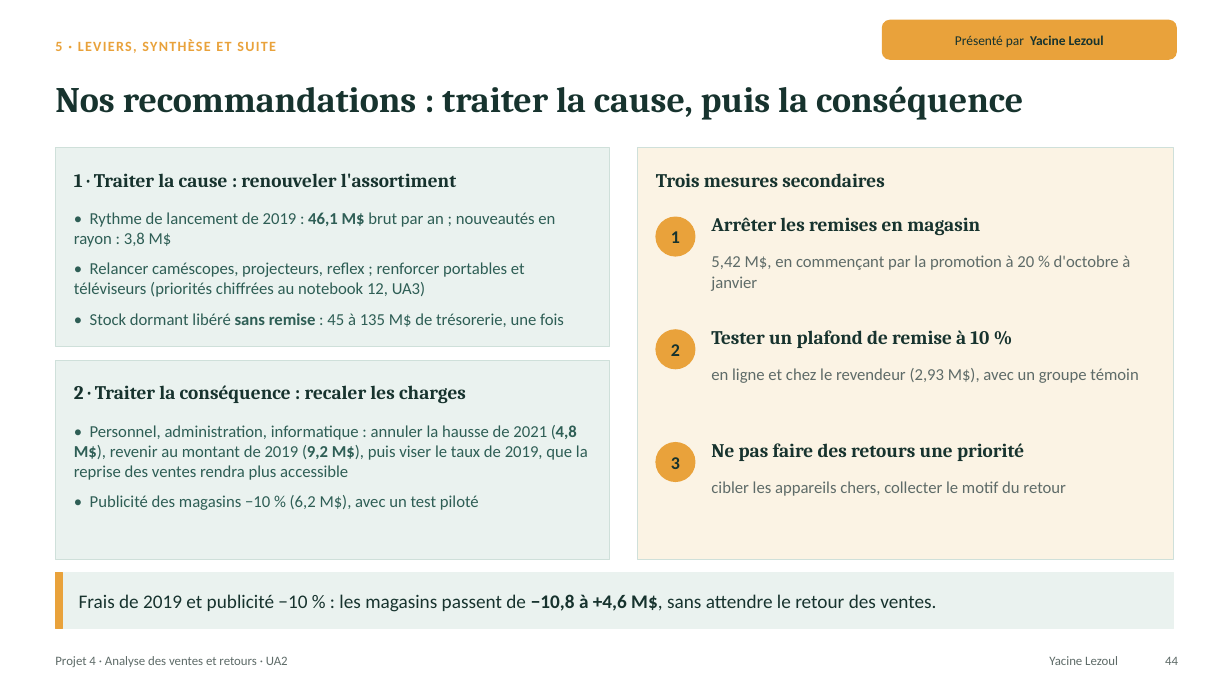
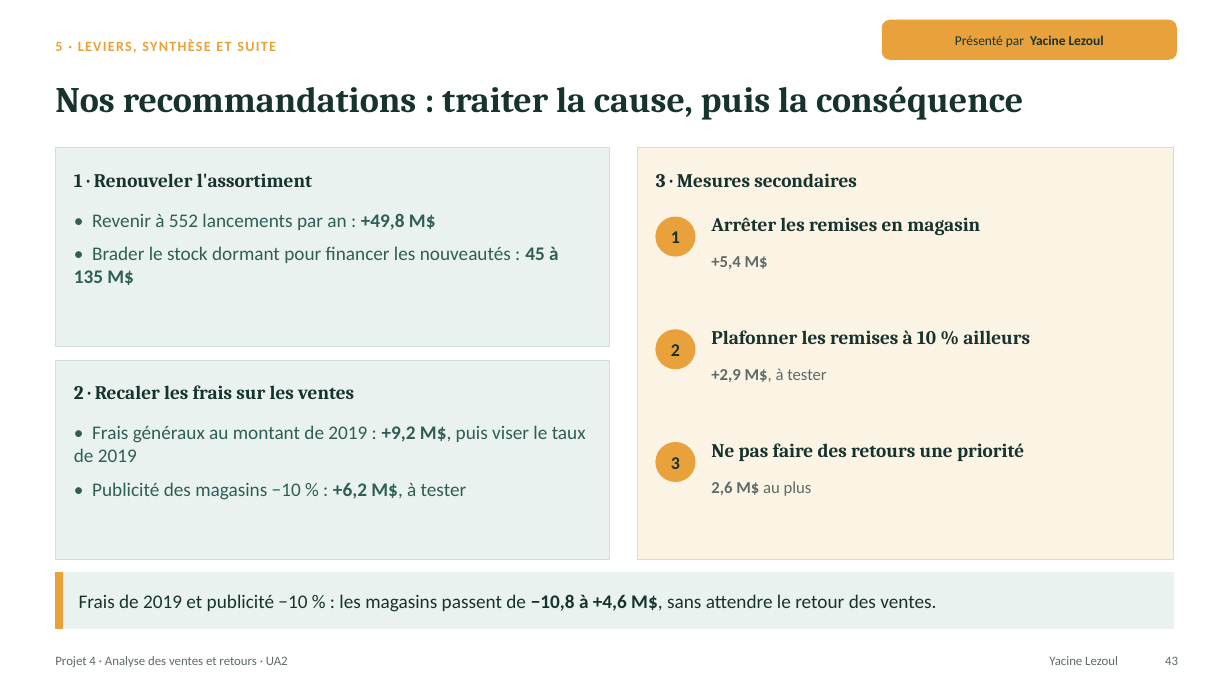
Before and after one commit to lezoul/projet4-contoso, a slide deck: slide 43 of reports/presentations/UA2_presentation_L3_L4.pptx (slide 44 before the commit). Drawn at 1232x693 pixels with LibreOffice and Linux fonts; fonts in the diff are those of the drawing. Boxes give left, top, right and bottom in pixels: in the first picture for what was removed or moved away, otherwise in the second. Text is boxed around its words. In the diff, an @@ line names an element or a change of style, - is before the commit and + after.

Commit message:
UA2 : présentation finale (réponses par question, charges en part du CA, leviers sans double compte, stock dormant bradé pour financer les nouveautés) et rapport L3+L4 corrigé

```diff
--- a/reports/presentations/UA2_presentation_L3_L4.pptx
+++ b/reports/presentations/UA2_presentation_L3_L4.pptx
@@ text at (74,173,312,187): text changed @@
-1 · Traiter la cause : renouveler l'assortiment
+1 · Renouveler l'assortiment
@@ text at (656,173,857,187): text changed @@
-Trois mesures secondaires
+3 · Mesures secondaires
@@ text at (74,213,558,285): text changed; size 13 to 15 pt @@
-• Rythme de lancement de 2019 : 46,1 M$ brut par an ; nouveautés en rayon : 3,8 M$
-• Relancer caméscopes, projecteurs, reflex ; renforcer portables et téléviseurs (priorités chiffrées au notebook 12, UA3)
-• Stock dormant libéré sans remise : 45 à 135 M$ de trésorerie, une fois
+• Revenir à 552 lancements par an : +49,8 M$
+• Brader le stock dormant pour financer les nouveautés : 45 à 135 M$
@@ text at (711,256,768,269): text changed; bold on @@
-5,42 M$, en commençant par la promotion à 20 % d'octobre à janvier
++5,4 M$
@@ text at (711,330,1030,344): text changed @@
-Tester un plafond de remise à 10 %
+Plafonner les remises à 10 % ailleurs
@@ text at (74,385,354,399): text changed @@
-2 · Traiter la conséquence : recaler les charges
+2 · Recaler les frais sur les ventes
@@ text at (711,368,826,382): text changed @@
-en ligne et chez le revendeur (2,93 M$), avec un groupe témoin
++2,9 M$, à tester
@@ text at (74,425,586,462): text changed; size 13 to 15 pt @@
-• Personnel, administration, informatique : annuler la hausse de 2021 (4,8 M$), revenir au montant de 2019 (9,2 M$), puis viser le taux de 2019, que la reprise des ventes rendra plus accessible
-• Publicité des magasins −10 % (6,2 M$), avec un test piloté
+• Frais généraux au montant de 2019 : +9,2 M$, puis viser le taux de 2019
+• Publicité des magasins −10 % : +6,2 M$, à tester
@@ text at (711,481,812,496): text changed @@
-cibler les appareils chers, collecter le motif du retour
+2,6 M$ au plus
@@ text at (1165,657,1178,665): text changed @@
-44
+43
```
Also in this commit, not shown: 8 other slides changed, 2 slides removed, 1 other file.
